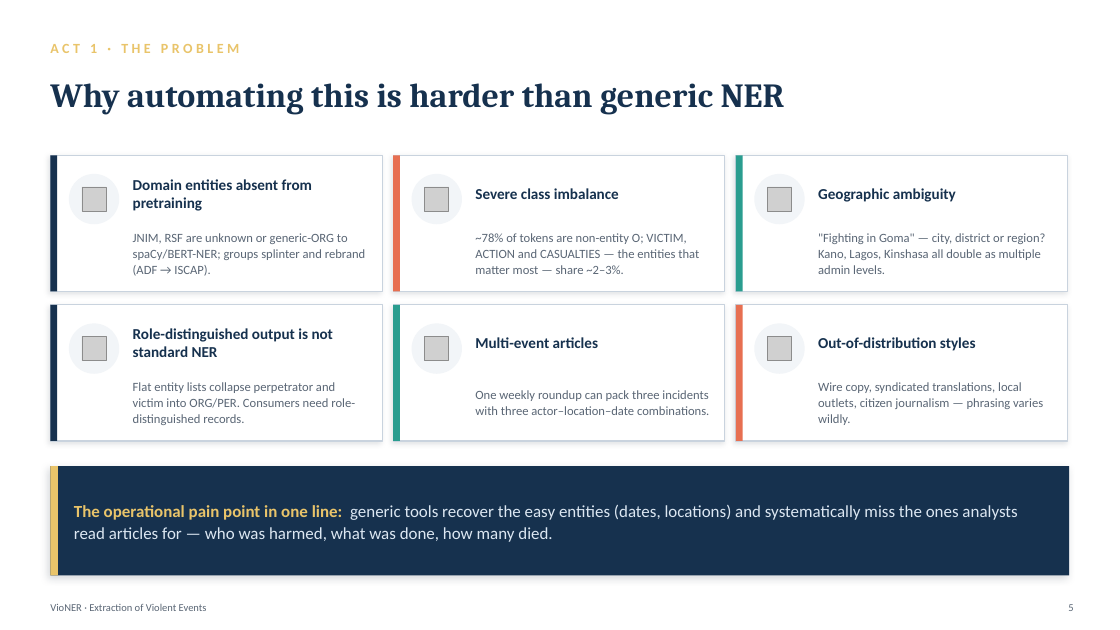
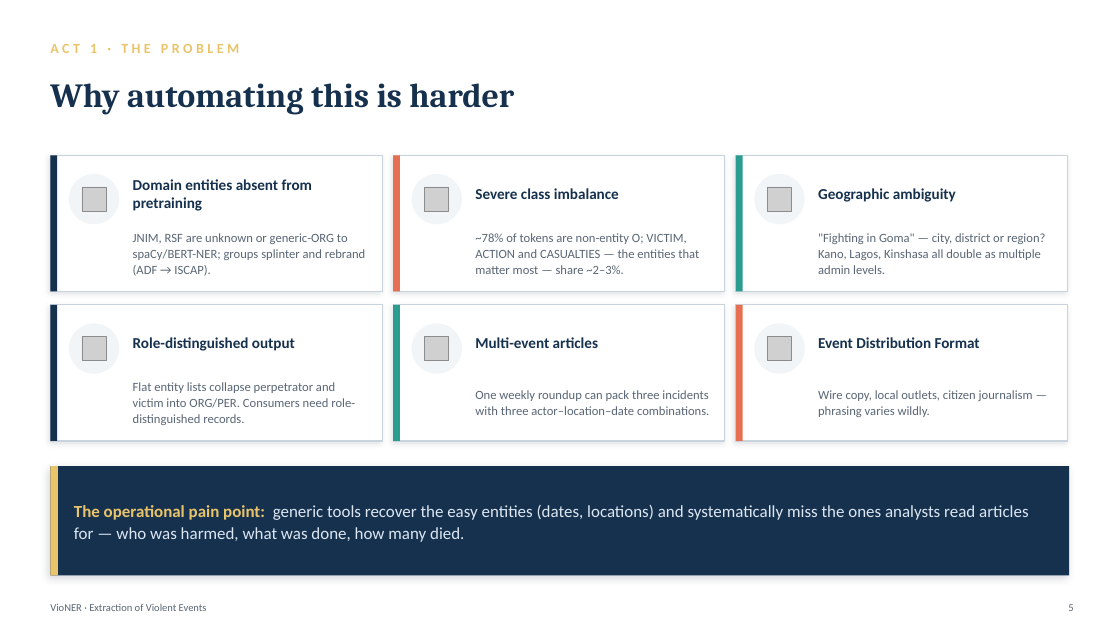
Before and after one commit to binalfew/vioner, a slide deck: slide 6 of backend/docs/defense/VioNER_Defense_Slides.pptx (slide 5 before the commit). Drawn at 1120x630 pixels with LibreOffice and Linux fonts; fonts in the diff are those of the drawing; grey boxes stand for pictures. Boxes give left, top, right and bottom in pixels: in the first picture for what was removed or moved away, otherwise in the second. Text is boxed around its words. In the diff, an @@ line names an element or a change of style, - is before the commit and + after.

Commit message:
docs: add journal article, AI-similarity rewrite aids, and update defense materials
- Add build_article.py and generated VioNER_Article.docx for journal submission
- Add AI-similarity report and rewrite worksheets/maps for thesis humanization
- Update Final.docx and defense slide deck

```diff
--- a/backend/docs/defense/VioNER_Defense_Slides.pptx
+++ b/backend/docs/defense/VioNER_Defense_Slides.pptx
@@ text at (x1=50, y1=83, x2=514, y2=115): text changed @@
-Why automating this is harder than generic NER
+Why automating this is harder
@@ text at (x1=133, y1=337, x2=295, y2=351): text changed @@
-Role-distinguished output is not standard NER
+Role-distinguished output
@@ text at (x1=818, y1=337, x2=980, y2=348): text changed @@
-Out-of-distribution styles
+Event Distribution Format
@@ text at (x1=818, y1=390, x2=1033, y2=417): text changed @@
-Wire copy, syndicated translations, local outlets, citizen journalism — phrasing varies wildly.
+Wire copy, local outlets, citizen journalism — phrasing varies wildly.
@@ text at (x1=74, y1=505, x2=1029, y2=542): text changed @@
-The operational pain point in one line: generic tools recover the easy entities (dates, locations) and systematically miss the ones analysts read articles for — who was harmed, what was done, how many died.
+The operational pain point: generic tools recover the easy entities (dates, locations) and systematically miss the ones analysts read articles for — who was harmed, what was done, how many died.
```
Also in this commit, not shown: 13 other slides changed, 1 slide added, 7 other files.
